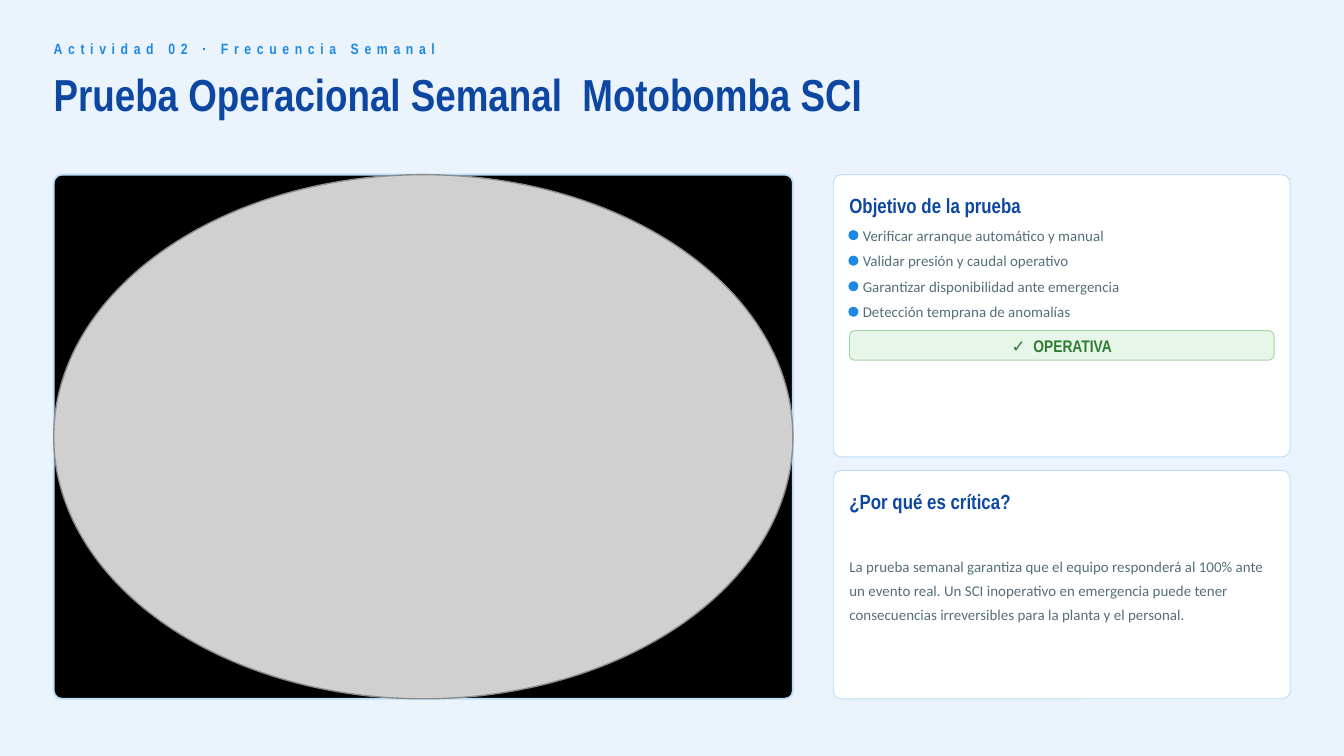
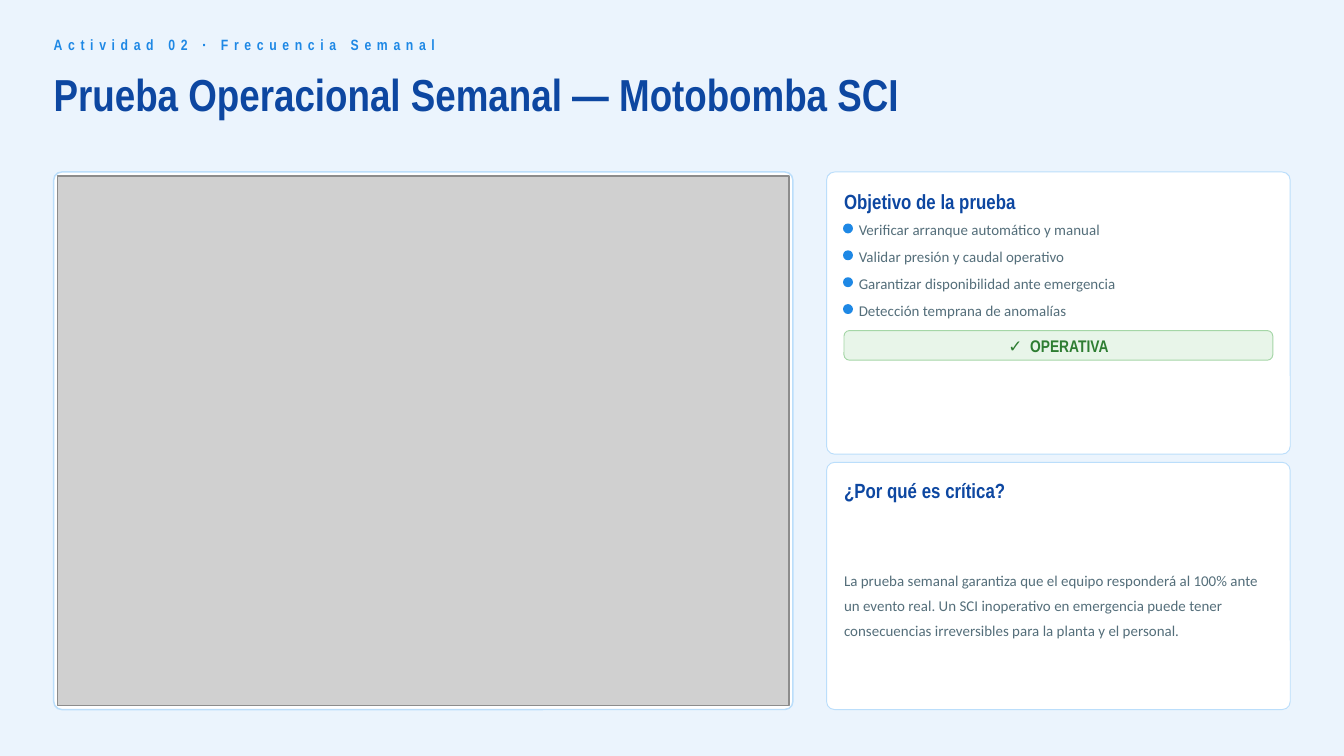
Before and after one commit to adrianchuez2001-png/kewei, a slide deck: slide 4 of Reporte_SST_Semana36.pptx. Drawn at 1344x756 pixels with LibreOffice and Linux fonts; fonts in the diff are those of the drawing; grey boxes stand for pictures. Boxes give left, top, right and bottom in pixels: in the first picture for what was removed or moved away, otherwise in the second. Text is boxed around its words. In the diff, an @@ line names an element or a change of style, - is before the commit and + after.

```diff
--- a/Reporte_SST_Semana36.pptx
+++ b/Reporte_SST_Semana36.pptx
@@ text "Actividad 02 · Frecuencia Semanal": place and size @@
-text "Actividad 02 · Frecuencia Semanal" at bbox=[54, 43, 435, 54]
+text "Actividad 02 · Frecuencia Semanal" at bbox=[54, 39, 435, 50]
@@ text at bbox=[54, 78, 898, 120]: text changed @@
-Prueba Operacional Semanal Motobomba SCI
+Prueba Operacional Semanal — Motobomba SCI
@@ rounded rectangle: place and size @@
-rounded rectangle at bbox=[54, 175, 793, 699]
+rounded rectangle at bbox=[54, 172, 793, 710]
@@ rounded rectangle at bbox=[54, 172, 793, 710]: fill #000000 to #FFFFFF; outline #BBDEFB 1 pt to #BBDEFB 0.8 pt @@
@@ picture: place and size @@
-picture at bbox=[54, 175, 793, 699]
+picture at bbox=[58, 176, 789, 706]
@@ rounded rectangle: place and size @@
-rounded rectangle at bbox=[833, 175, 1290, 457]
+rounded rectangle at bbox=[827, 172, 1290, 454]
@@ text "Objetivo de la prueba": place and size @@
-text "Objetivo de la prueba" at bbox=[849, 198, 1021, 218]
+text "Objetivo de la prueba" at bbox=[844, 194, 1015, 214]
@@ 4 ellipses: place and size @@
-4 ellipses at bbox=[849, 231, 857, 316]
+4 ellipses at bbox=[844, 224, 852, 313]
@@ text "Verificar arranque automático y manual": place and size @@
-text "Verificar arranque automático y manual" at bbox=[863, 230, 1103, 244]
+text "Verificar arranque automático y manual" at bbox=[859, 224, 1099, 238]
@@ text "Validar presión y caudal operativo": place and size @@
-text "Validar presión y caudal operativo" at bbox=[863, 255, 1068, 269]
+text "Validar presión y caudal operativo" at bbox=[859, 251, 1064, 265]
@@ text "Detección temprana de anomalías": place and size @@
-text "Detección temprana de anomalías" at bbox=[863, 306, 1070, 320]
+text "Detección temprana de anomalías" at bbox=[859, 305, 1066, 319]
@@ text "Garantizar disponibilidad ante emergencia": place and size @@
-text "Garantizar disponibilidad ante emergencia" at bbox=[863, 281, 1119, 295]
+text "Garantizar disponibilidad ante emergencia" at bbox=[859, 278, 1115, 292]
@@ rounded rectangle: place and size @@
-rounded rectangle at bbox=[849, 331, 1274, 360]
+rounded rectangle at bbox=[844, 331, 1273, 360]
@@ rounded rectangle: place and size @@
-rounded rectangle at bbox=[833, 470, 1290, 699]
+rounded rectangle at bbox=[827, 462, 1290, 710]
@@ rounded rectangle at bbox=[827, 462, 1290, 710]: proportions changed @@
@@ text "¿Por qué es crítica?": place and size @@
-text "¿Por qué es crítica?" at bbox=[849, 494, 1011, 514]
+text "¿Por qué es crítica?" at bbox=[844, 483, 1005, 503]
@@ text "La prueba semanal garantiza que ...": place and size @@
-text "La prueba semanal garantiza que ..." at bbox=[849, 561, 1263, 623]
+text "La prueba semanal garantiza que ..." at bbox=[844, 575, 1257, 639]
@@ text "La prueba semanal garantiza que ..." at bbox=[844, 575, 1257, 639]: line spacing 1.35 to 1.4 @@
```
Also in this commit, not shown: 7 other slides changed, 1 other file.
